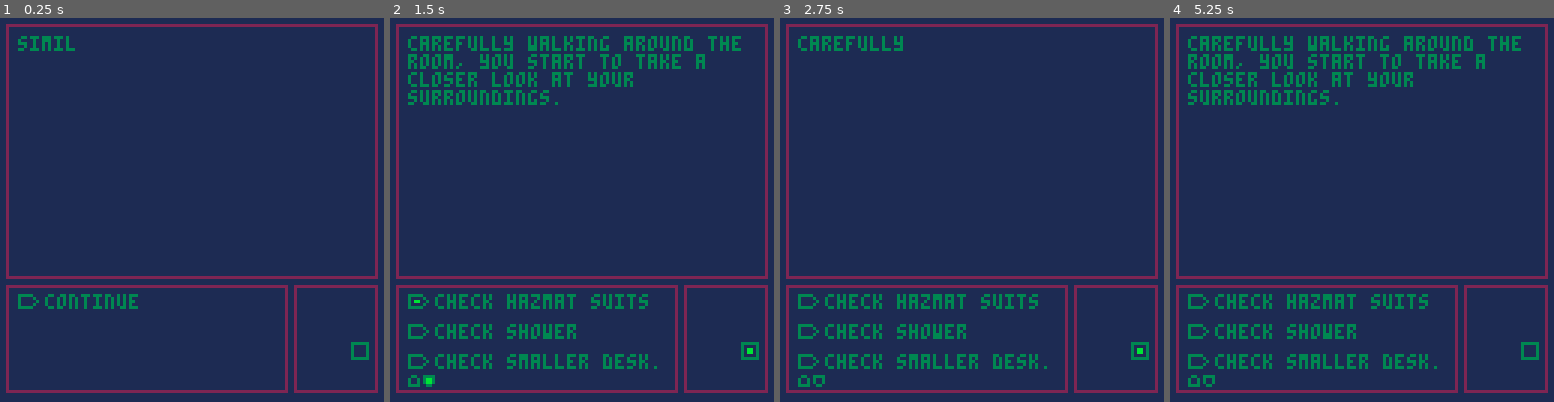
Above: before the commit, frames 1-4 (left to right).
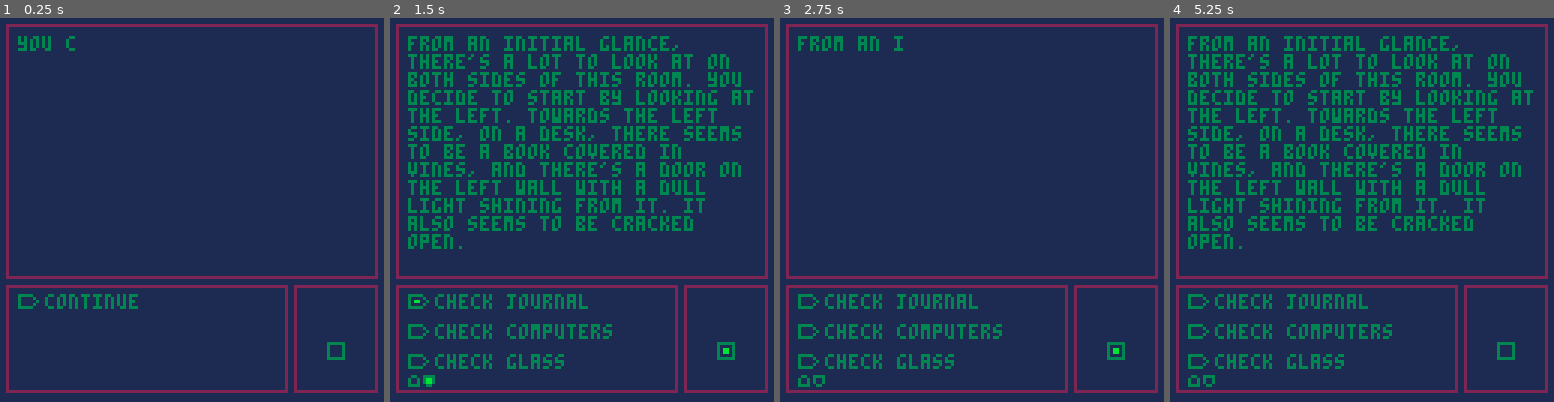
Above: after the commit, the same moments.

Repository: NeoTheSilent/A-Forgotten-Journal
Game: PICO-8 cartridge evastory.p8
Same seed, same stepped clock (60 frames per second), same inputs: the game is played once before the commit and once after it.
Inputs:
- Up to frame 1 (0.25 s): no input
- Up to frame 2 (1.5 s): tap X (X key) at 0.33, 1.07 s; tap O (Z key) at 0.7 s
- Up to frame 3 (2.75 s): tap O (Z key) at 1.7, 2.1, 2.5 s; tap X (X key) at 1.85 s; hold Up 2.15-2.42 s
- Up to frame 4 (5.25 s): tap O (Z key) every 0.4 s from 2.9 to 4.9 s; tap X (X key) at 2.97, 4.08, 5.2 s; hold Down 3.63-3.97 s; hold Up 4.73-5.03 s

The runs differ from the first frame. In frame 1, 0.4% of the frame differs, in the area x 4-97%, y 4-90%; in frame 2, 15%, in the area x 4-97%, y 4-92%; in frame 3, 2.1%; in frame 4, 15%.

Commit message:
v1.13
v1.13 - We have added the functionality for two new abnormalities. In this case: When we have less than three choices, the program will now display this accurately without showing a "nil" choice. With some minor work in the future, we may also be able to add functionality so we can always save the cursor's position instead of needing to reset it after checking every new "subroom". We have also finally created the ability for artificial linebreaks within the program, and for them to display appropriately without fear of shortened lines or incomplete words via a set fake character.

Diff:
--- a/evastory.p8
+++ b/evastory.p8
@@ -5,8 +5,18 @@
 function _init()
 		//info for the player
 		player = {}
-				--default is 2
-			 player.room  = 6
+		--[[
+		default room is 2,
+		though this may change
+		during testing.
+		]]--
+			 player.room  = 5
+		--[[
+		a way for us
+		to test certain
+		variables to ensure they're
+		updating correctly.
+		]]--
 		bugtest = false
 
 		--[[
@@ -25,14 +35,14 @@
 		direction = "left"
 		--located in room2
 		key1=0
-		previewroom4 = 0
 		--located in room 4
 		key2=0
 		--located in room 5
 		journal1=0
 		--located in room 6
 		shears=0
-
+		scanned=0
+		journal2=0
 		--[[
 		it's important to know which
 		rooms we have entered already
@@ -40,6 +50,7 @@
 		learn which rooms we've already
 		been in.
 		]]--
+		previewroom={0,0,0}
 		visitedroom={0,0,0,0,0,0,0,0,0,0,0,0}
 		visitedsub ={
 				{},
@@ -91,9 +102,8 @@
 							},
 							choice = {
 									"check front desk",
-									"look around room.",
-									"go to next room"
-							},
+									"look around room."
+									},
 							followupchoice = {
 									{
 									"you look around the rugged front desk, seeing if there was anything worth salvaging inside of it. despite not expecting much, as you open it up, you notice that the back of the drawer seems broken, revealing that there's a hidden compartment.",
@@ -105,11 +115,6 @@
 									"after spending a few minutes scavenging the place, its clear that anything of value or importance is likely already gone, taken by any who had already come before you.",
 									"if nothing else, you had some fun while you were doing it, so it's not like this was a complete waste.",
 									"you check around again, but there's still not much of note."
-									},
-									{
-									"try as you might, the door to the next room is locked, and it'll need a keycard to get through.",
-									"you spend a few minutes trying to get through without one, but it's not budging. it seems you'll need to find a keycard somewhere...",
-									"",
 									}
 							}
 					},
@@ -151,10 +156,10 @@
 					// [room 5]
 					{
 							dialogue = {
-									"ultimately, you make your way to the ba …(283 unchanged characters)…
-									"if it were a few decades, it'd be expec …(290 unchanged characters)…
-									"the door ahead of you is closed, but it …(309 unchanged characters)…
-									"it's an automatic door, but unsurprisingly it's broken after all this time. it takes a few minutes, but you force it open. it seemed that this place appears to be a laboratory. if the stairs looked overgrown, then this was a proper jungle! the plants had completely taken over, it was impossible to find a single surface that didn't have some sort of flora growing on it.",
+									--"ultimately, you make your way to the ba …(283 unchanged characters)…
+									--"if it were a few decades, it'd be expec …(290 unchanged characters)…
+									--"the door ahead of you is closed, but it …(309 unchanged characters)…
+									--"it's an automatic door, but unsurprisingly it's broken after all this time. it takes a few minutes, but you force it open. it seemed that this place is a laboratory. if the stairs looked overgrown, then this was a proper jungle! the plants had completely taken over, it's impossible to find a single surface that didn't have some sort of flora growing on it.",
 									"you carefully make your way into the room, trying not to step on any of the plants while carefully looking ar …(210 unchanged characters)…
 									"from an initial glance, there's a lot to look at on both sides of this room. you decide to start by looking a …(194 unchanged characters)…
 							},
@@ -168,8 +173,10 @@
 							},
 							followupchoice = {
 									{
-									"it takes a few moments to pry the journal from the vines, as they were hugging it rather tightly. ultimately, you prevail against mother nature, giving the vine a rather triumphant look as you hold your spoils in your hand... though you realize that you're looking rather silly for boasting against a plant. you decide to open the book, and see if anything is even in it.",
-									"you flip through the pages to see if there's anything you may have missed in the book, but the rest of the pages are illegible.",
+									--"it takes some time to pry the journal from the vines, as they had wrapped around it quite tightly. ultimately, you prevail against mother nature, giving the vine a rather triumphant look as you hold your spoils in your hand... though you realize that you're looking rather silly for boasting against a plant.",
+									--"you decide to look through your new book, to see if there's anything inside that can helpp you find anything of value. a majority of the pages seem to be stained or ripped out, but you do happen to find a page that remained legible.",
+									"january 5th, 20█⬇️this journal exists to document the results of our tests, to ensure that we will look over no detail this time. we can't afford to make another blunder like last time.",
+									"you flip through the pages to see if there's anything you may have missed in the book, but the rest of the pages are either illegible or have been ripped out.",
 									},
 									{
 										"you check the computers, but it seems that they're broken. they won't turn on, no matter what you press. considering that the room has a number of puddles, this doesn't come as a huge surprise.",
@@ -196,10 +203,10 @@
 					{
 							dialogue = {
 									"similar to before, a mist comes out the door as it unlocks. it's hard to control this feeling of dread that's …(265 unchanged characters)…
-									--"perhaps your mind is playing tricks on you. it's unlikely that anyone could still be here after all this time, with the place in this condition. if there were anyone, you should've seen them by now. outside of the plants you've found, there's been no evidence of anything else.",
-									--"at any rate, you can't leave now. you h …(268 unchanged characters)…
-									--"summoning your own courage, you step in …(334 unchanged characters)…
-									--"you can also notice that there are two larger desks in the room, and that the scanner on the other doorway seems to have something on it's display. there also seems to be a few lockers along the opposite wall from your doorway.",
+									"perhaps your mind is playing tricks on you. it's unlikely that anyone could still be here after all this time, with the place in this condition. if there were anyone, you should've seen them by now. outside of the plants you've found, there's been no evidence of anything else.",
+									"at any rate, you can't leave now. you h …(268 unchanged characters)…
+								 "summoning your own courage, you step in …(334 unchanged characters)…
+									"you can also notice that there are two larger desks in the room, and that the scanner on the other doorway seems to have something on it's display. there also seems to be a few lockers along the opposite wall from your doorway.",
 									"carefully walking around the room, you start to take a closer look at your surroundings."
 							},
 							choice = {
@@ -373,7 +380,11 @@
 		i.e: let the player know that
 		a given room exists
 		]]--
-		if previewroom4 == 1
+		if previewroom[1] == 1
+		then
+				spr(009,108,107)
+		end
+		if previewroom[2] == 1
 		then
 				spr(009,108,99)
 				spr(010,100,107)
@@ -409,6 +420,26 @@
 				//
 				end
 
+				--[[
+				if we want to scroll our
+				dialogue boxes, we must let
+				our program know exactly
+				where we are in our choice
+				menu.
+
+				in this case, we first check
+				to see if the current choice
+				the player is selecting is
+				three or higher.
+
+				if it is, then we can tell
+				exactly how far over we are
+				by subtracting it from 3.
+
+				it's basic math, but is
+				important for creating the
+				menu options.
+				]]--
 				if dialogueselection >= 3
 				then
 						over3 = dialogueselection-3
@@ -416,28 +447,150 @@
 						over3 = 0
 				end
 
-		 	for i = 1, 3 do
-		 	 			//text
+				--[[
+				conversely, the other
+				potential option is that
+				we're underneath 3 when
+				we look at our menu,
+				whether it's 1 or 2.
+
+				in this case, we want to
+				limit how many choices appear
+				instead. with this, we can
+				simply set the limit here.
+				]]--
+				under3 = 3
+				if #item.choice < 3
+				then
+						under3 = #item.choice
+				end
+
+				--[[
+				this is where we actually
+				display our menu for the
+				choices the player has.
+
+				in this case, we first need
+				to know how many options
+				we want to display. first,
+				if we have less than three
+				choices, under3 make it so
+				the menu displays the
+				choices the player has
+				without forcing it to output
+				a [nil] option in the event
+				that a second or third
+				choice doesn't exist.
+
+				otherwise, it'll display
+				exactly three choices.
+				]]--
+		 	for i = 1, under3 do
+		 	--[[
+		 	next: it'll display the
+		 	choices we deem 'visible'
+		 	based on how the player
+		 	scrolls the menu.
+
+		 	in the event of three or
+		 	less choices, it'll always
+		 	display all choices.
+
+		 	however: if there's more
+		 	than three choices, it'll
+		 	update the choices as the
+		 	player scrolls due to the
+		 	selected choice dynamically
+		 	updating as per the player
+		 	scrolling.
+
+		 	for example: if there are 4
+		 	choices, and the player
+		 	scrolls from the third option
+		 	to the fourth, then our
+		 	"over3" variable will update
+		 	accordingly by +1, so all
+		 	three of the choices will
+		 	shift accordingly, giving
+		 	the appearance that the
+		 	player is scrolling down
+		 	the menu. similarly: when
+		 	the player goes up from
+		 	fourth to the third position,
+		 	then over3 will subtract one
+		 	accordingly, giving us
+		 	the illusion of a menu that
+		 	actually scrolls, when
+		 	in reality it's simply
+		 	changing the selection.
+		 	]]--
 				  		print(item.choice[i+over3],
 				  		15,82+(i*10))
-				  		//pointer
+				--[[
+				we also want to show the
+				player where they are on
+				the menu, and a blinking
+				cursor is the best way to
+				display this information
+				accurately.
+
+				similarly: we want to
+				ensure that it displays
+				correctly when we're
+				"scrolling" through the
+				menu, so we use the same
+				principle from before and
+				use over3 to display our
+				selection correctly.
+				]]--
 				  		selection(blinksel,
 				  		i+over3==dialogueselection,
 				  		textscroll == #splitdialogue(currentdialogue),
 				  		5,80+(i*10))
 				end
 
+				--[[
+				we want to ensure that
+				the player doesn't update
+				the position of their choice
+				during a choice selection
+				or during the main dialogue,
+				as that can cause issues.
+
+				as such, we only allow
+				the player to start making
+				choices after the text has
+				been fully displayed, and
+				that we're not disabling
+				their input any further.
+				]]--
 				if not disable and textscroll == #splitdialogue(currentdialogue)
 						then
 						if btnp(3) and dialogueselection < #item.choice
 						then
 								dialogueselection += 1
+								sfx(01)
 						elseif btnp(2) and dialogueselection > 1
 						then
 								dialogueselection -= 1
+								sfx(01)
 						end
 				end
 		else
+		--[[
+		in the event that we don't
+		wish to give the player a
+		choice, or rather a choice
+		doesn't matter (such as
+		simply advancing through
+		dialogue), then
+		all we must do is print
+		a "continue" option that does
+		nothing but let the player
+		continue moving, and only
+		do so when the dialogue
+		completes.
+		]]--
 				print("continue",15,92)
 				selection(blinksel,
 				true,
@@ -446,7 +599,10 @@
 		end
 end
 
-//function to make sound happen as dialogue plays
+--[[
+a function to make sound
+happen as dialogue plays.
+]]--
 function sound(string)
 		--[[
 		we use ord to check the value of the current character being written.
@@ -750,6 +906,38 @@
 				being able to reset room
 				states will be important later.
 				]]--
+				elseif selectedchoice == 2
+				then
+				--[[
+				the player has discovered
+				a door, so we should create
+				the choice to use the door.
+				]]--
+						story[2].choice[3] = "go to next room"
+				--[[
+				we should show
+				the player that there
+				is a door they can enter
+				now that they have discovered
+				it.
+				]]--
+						previewroom[1] = 1
+				--[[
+				finally: if the player has
+				discovered this door before
+				they took the key, we need
+				"rejection" dialogue that
+				shows the player cannot enter
+				it until they find a key.
+				]]--
+						if key1 == 0
+						then
+								story[2].followupchoice[3] = {
+									"try as you might, the door to the next room is locked, and it'll need a keycard to get through.",
+									"you spend a few minutes trying to get through without one, but it's not budging. it seems you'll need to find a keycard somewhere...",
+									"",
+								}
+						end
 				elseif selectedchoice == 3
 				then
 				--[[
@@ -762,7 +950,7 @@
 						and visitedsub[2][3] == 1
 						then
 								player.room = 5
-								previewroom4 = 1
+								previewroom[2] = 1
 						else
 								visitedsub[2][3] = 0
 						end
@@ -835,18 +1023,52 @@
 				end
 
 		--[[
-	 room 5
+	 room 6
 		]]--
 		elseif player.room == 6
 		then
+				if selectedchoice == 4
+				then
+						journal2 = 1
+				end
 				if selectedchoice == 5
 				then
 						shears = 1
-				end
+						visitedsub[6][6] = 0
+						if scanned == 1 and journal2 == 1
+						then
+								story[6].followupchoice[6] = {
+								"you step into the scanner, shears in hand. the journals had noted that this 'evaconvolvulus' seems to be plant matter. knowing this, you crouch down towards the vines on the ground. you already checked that there wasn't anything like that stuck to your clothes, so it must be this.",
+								"with some regret in your heart, you trim away at the vines, cutitng through them cleanly until you've clipped all of them. you pick up the remains and toss them out of the scanner. you couldn't get it perfectly, as they seemed to originate from a small crack in the floor, but you've gotten as much as you can.",
+								"you press the button again, to see if you'll get a better result this time. the laser comes down again, following the proper path. you close your eyes before the lasers blind you, and after a few moment the scan completes. you open your eyes as the glass door ahead of you finally opens, revealing the now unlocked doorway to the next room.",
+								"carefully, you step through into the next room.",
+								""
+								}
+						elseif scanned == 0 and journal2 == 1
+						then
+								story[6].followupchoice[6] = {
+									"seeing no reason not to try, you enter the scanner. it's a larger box, able to hold you inside without issue. on the other side is a glass panel blocking the actual doorway. there also seems to be a button labeled [begin scan] next to you, as well as a display screen that is powered off. finally, there seems to be several vines on the floor.",
+									"you press the button, and the opening behind you closes with a glass panel coming down to lock you in. after a few moments, the top of the scanner lights up, completely covering the top with red light. after a few moments, it begins moving downwards.",
+									"you brace yourself, seeing no way to escape from this. the lights hit the top of your head... and continue downwards without any noticable effect until it hits the very bottom of the scanner, where it promptly fades away. you feel no different, it seems the scan is complete.",
+									"you notice a small display screen light up, with a particularly troubling sentenence.",
+									"[error - evaconvolvulus detected. doors have been locked.]",
+									"you brought your shears into here, as you held no reason not to. remembering the journal that you had read, you look down at the vines growing on the ground and begin to trim them with your glorified scissors.",
+									"after a few minutes of careful trimming, the scanner is as vinefree as it'll get. there's still some growing in the cracks, but you can't exactly reach them from here. with a job well done, you toss out the trimmed vines and press the scan button once more.",
+									"the glass door closes once more, and the scan repeats just the same. you close your eyes as it hits your head, to avoid accidentally blinding yourself. after a few moments, you reopen them and are greeted with the sight of new text on the led.",
+									"[no evaconvolvulus detected. you may enter.]",
+									"the opposing glass door on the scanner opens up, and you can see the electronic lock on the opposing door unlock. carefully, you step into the next room...",
+									""
+								}
+						end
+				end
+
 				if selectedchoice == 6
-				and shears == 1
-				then
-						player.room = 9
+				then
+						scanned = 1
+						if shears == 1
+						then
+								player.room = 9
+						end
 				end
 		end
 
@@ -871,29 +1093,40 @@
 function splitdialogue(input)
 		--[[
 		this function exists to
-		automatically add the breakline
-		to a given string, so we won't
-		need to do it manually, as it's
-		tedious. we take a given string
-		and we can make it add a new
-		line with any posotive number
-		for the sentence length
-
-		our length must be 1 higher than
-		what we want. this is because
-		we're adding the newline
-		character "\n" at the end of
-		every sentence, and thus
-		must accomodate for it.
+		automatically add the
+		breakline	to a given string,
+		so we won't	need to do it
+		manually, as it's	tedious. we
+		take a given string	and we
+		can make it add a new	line
+		with any posotive number	for
+		the sentence length.
+
+		our length must be 1 higher
+		than	what we want. this is
+		because	we're adding the
+		newline	character "\n" at
+		the end of	every sentence,
+		and thus must accomodate for
+		it.
 
 		the second value will update
-		dynamically once the loop starts
-		but we wish to keep the first
-		number the same incase we wish
-		to change how long it is.
+		dynamically once the loop
+		starts	but we wish to keep
+		the first	number the same
+		incase we wish	to change
+		how long it is.
 		]]--
 		setlength=31
 		length=setlength
+		--[[
+		the following string should
+		contain exactly 31	spaces,
+		so we can use it to create
+		artificial empty spaces when
+		we want to	break	line.
+		]]--
+		emptystr="                               "
 		--[[
 		we dynamically calculate the
 		length of the string and divide
@@ -903,6 +1136,58 @@
 		]]--
 
 		for i=0,ceil(#input/setlength) do
+		--[[
+		we first want to ensure that
+		we manually break line when
+		we mark it appropriately.
+		for the purpose of this
+		program, ⬇️ in text represents
+		a manual linebreak that i
+		want to make, for formatting
+		purposes.
+
+		the best way to do this is to
+		go through the text first and
+		scan if any such character
+		exists. if it doesn't, we
+		do nothing.
+		]]--
+				for j=1,setlength do
+				  if sub(input,j+(length*i),j+(length*i)) == "⬇️"
+				  then
+		--[[
+		if it exists: we will "delete"
+		the character by creating a
+		new string that has every
+		character before it and every
+		character after it, with a
+		certain amount of empty
+		characters in between so it
+		will display correctly. the
+		amount of characters is
+		found the same way we found
+		the ⬇️ character, so we can
+		easily fix our display.
+		]]--
+				  		temporary = sub(input,1,j+(length*i)-1)..
+				  		"\n"..
+				  		sub(emptystr,j+2,setlength)..
+				  		sub(input,j+(length*i)+1)
+ 		--[[
+		we then	replace the input
+	 with our	newly sanitized
+	 string to continue with the
+	 program. with how we added
+	 the characters, the next line
+	 won't need to do anything, as
+	 we've already ensured it
+	 won't see anything that
+	 causes an error.
+		]]--
+ 			    input = temporary
+ 			    break
+				  end
+				end
 		--[[
 		we must also check before we
 		insert the newline if we'll
Not shown, changed: the sound effects (__sfx__) section of evastory.p8
